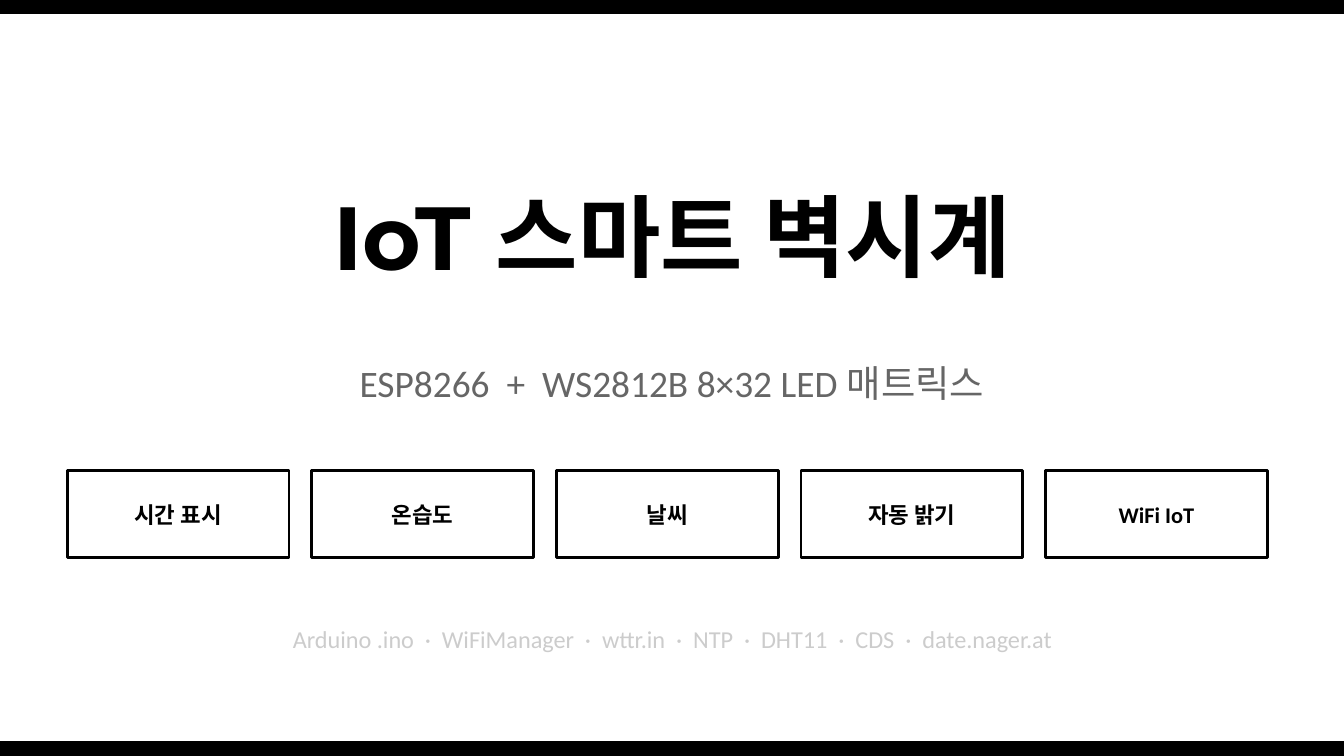
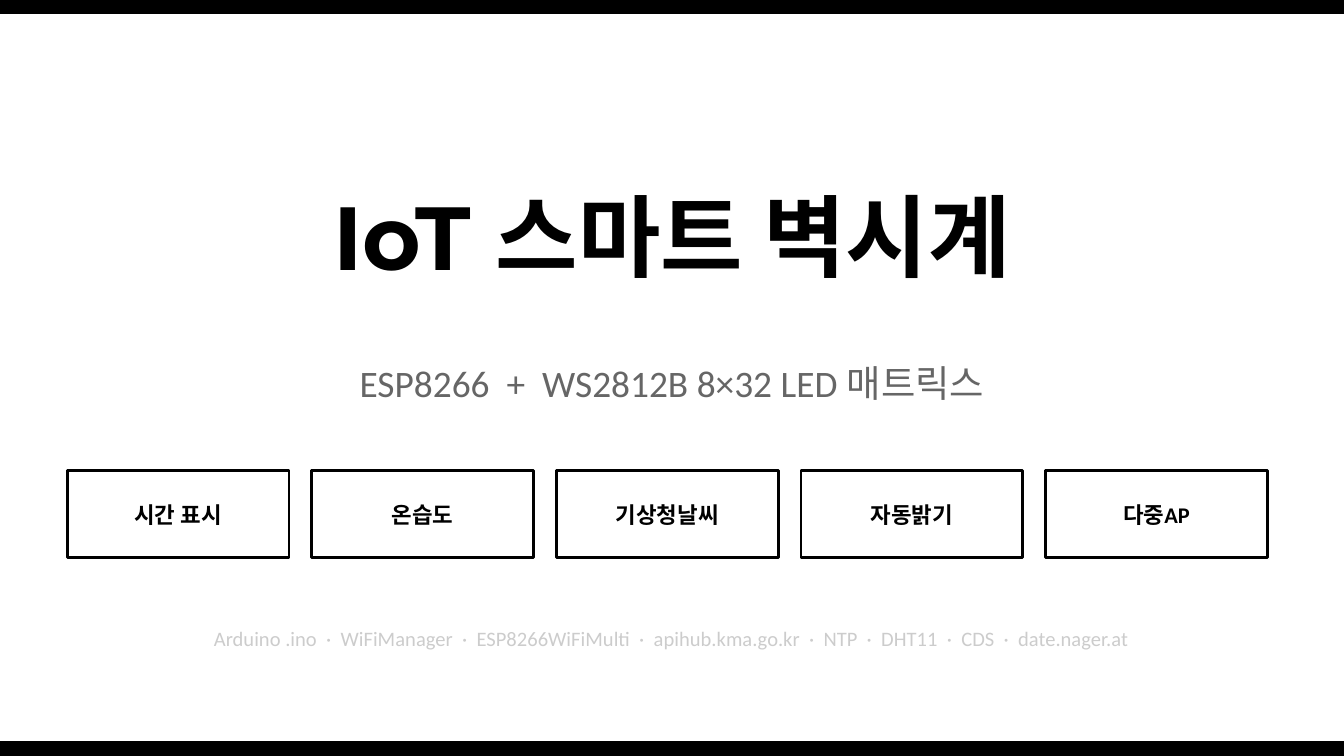
Before and after one commit to dselaser/IoT_WallClock, a slide deck: slide 1 of IoT_WallClock_설명.pptx. Drawn at 1344x756 pixels with LibreOffice and Linux fonts; fonts in the diff are those of the drawing. Boxes give left, top, right and bottom in pixels: in the first picture for what was removed or moved away, otherwise in the second. Text is boxed around its words. In the diff, an @@ line names an element or a change of style, - is before the commit and + after.

```diff
--- a/IoT_WallClock_설명.pptx
+++ b/IoT_WallClock_설명.pptx
@@ text at bbox=[616, 504, 719, 525]: text changed @@
-날씨
+기상청날씨
@@ text at bbox=[871, 504, 953, 525]: spaces changed @@
-자동 밝기
+자동밝기
@@ text at bbox=[1123, 504, 1190, 525]: text changed @@
-WiFi IoT
+다중AP
@@ text at bbox=[214, 632, 1128, 649]: text changed; size 13 to 11 pt @@
-Arduino .ino · WiFiManager · wttr.in · NTP · DHT11 · CDS · date.nager.at
+Arduino .ino · WiFiManager · ESP8266WiFiMulti · apihub.kma.go.kr · NTP · DHT11 · CDS · date.nager.at
```
Also in this commit, not shown: 6 other slides changed, 1 other file.
